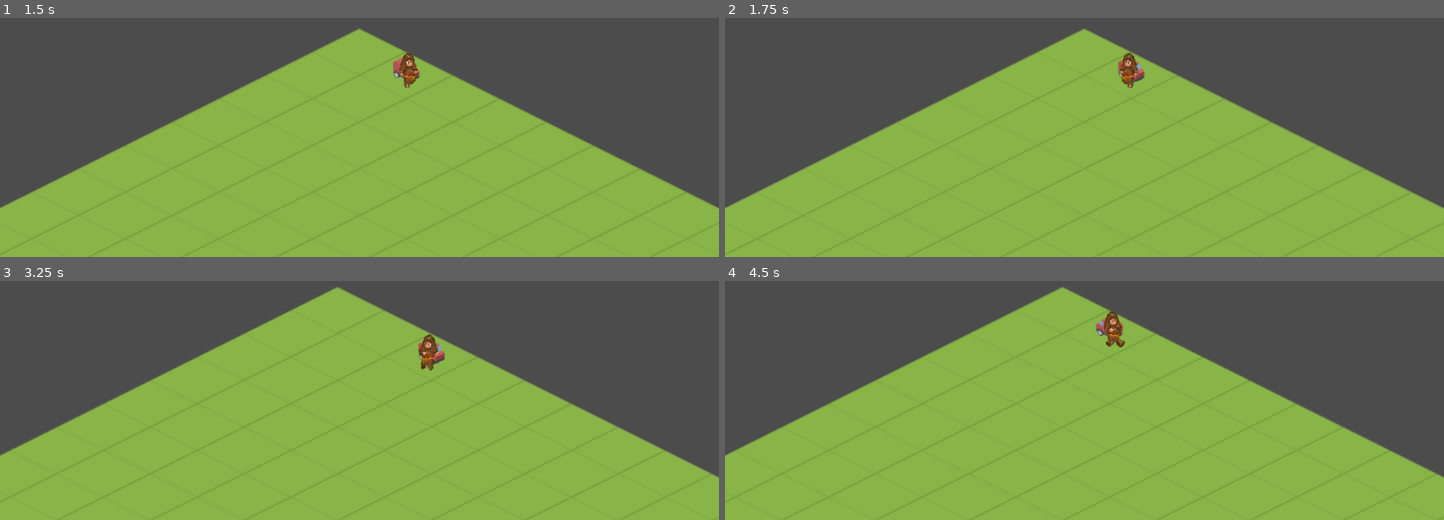
Above: before the commit, frames 1-4 (two rows, left to right).
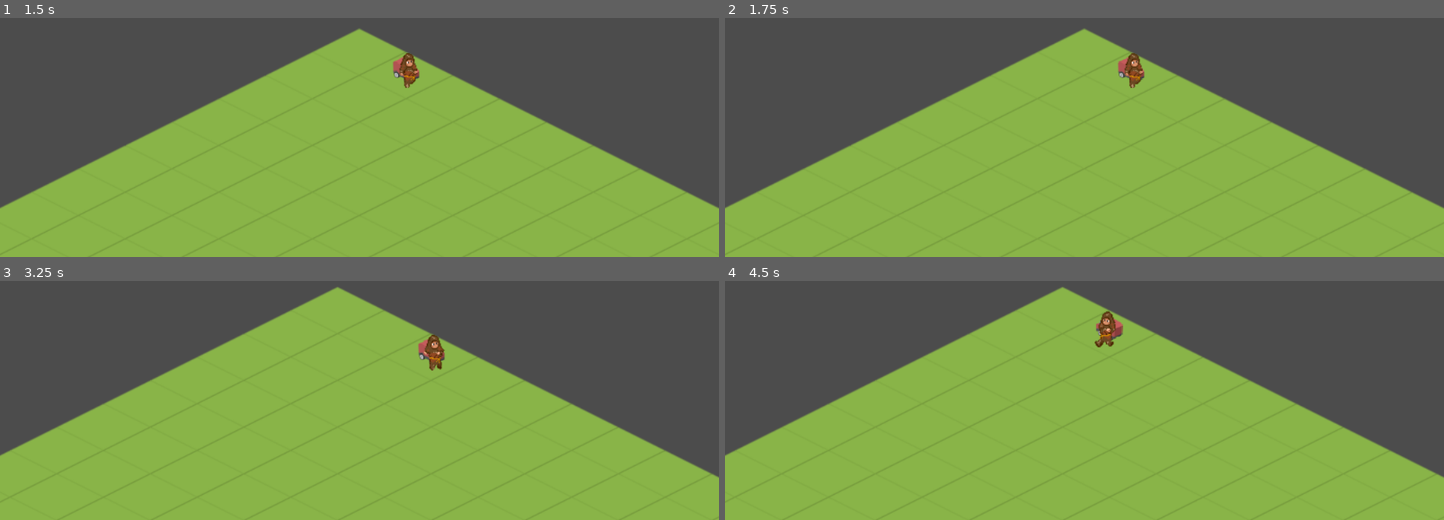
Above: after the commit, the same moments.

Repository: ahungry/games-scratch
Game: Godot game, scene res://Maze.tscn
The game is run twice, just before and just after one commit, with the same random seed, the same clock (stepped at 60 frames per second) and the same inputs.
Inputs (mouse positions are in pixels of both pictures, inside the frame that each line leads up to):
- Up to frame 1 (1.5 s): tap Enter at 0.5 s; move the mouse to (517, 25) at 0.52 s; hold Right (ui_right) 0.53-1.28 s; hold Mouse wheel down (scroll_down) 0.53-1.28 s; move the mouse to (215, 68) at 1.27 s; hold Down (ui_down) from 1.28 s (still down); tap Mouse wheel up (scroll_up) at 1.35 s
- Up to frame 2 (1.75 s): keep holding Down (ui_down)
- Up to frame 3 (3.25 s): tap Space at 2 s; move the mouse to (outside the picture) at 2.02 s; release Down (ui_down) at 2.03 s; hold Right (ui_right) 2.03-2.78 s; hold Mouse wheel down (scroll_down) 2.03-2.78 s; move the mouse to (323, 393) at 2.77 s; hold Up (ui_up) from 2.78 s (still down); tap Mouse wheel up (scroll_up) at 2.85 s
- Up to frame 4 (4.5 s): tap Enter at 3.5 s; move the mouse to (1300, 371) at 3.52 s; release Up (ui_up) at 3.53 s; hold Mouse wheel down (scroll_down) 3.53-4.28 s; hold Left (ui_left) from 3.53 s (still down); move the mouse to (outside the picture) at 4.27 s; tap Mouse wheel up (scroll_up) at 4.35 s

Frame 1 is identical in both runs. In frame 2, 0.3% of the frame differs, in the area x 54-59%, y 14-30%; in frame 3, 0.3%; in frame 4, 0.4%, in the area x 51-56%, y 12-28%.
Error before the commit: Invalid get index 'x' (on base: 'Nil'). (res://Truck.gd:61)
Error after the commit: Invalid get index 'x' (on base: 'Nil'). (res://Truck.gd:67)

Commit message:
Flip when moving

Diff:
--- a/tilemaps-and-grids/Truck.gd
+++ b/tilemaps-and-grids/Truck.gd
@@ -22,6 +22,8 @@
 var dest_x = 0
 var dest_y = 0
 
+var flip_h = false
+
 func can_move(dir):
 	var t = map.get_cellv(map_pos)
 	if t & dir:
@@ -34,12 +36,16 @@
 		return
 	if event.is_action_pressed('ui_up'):
 		move(N)
+		flip_h = false
 	if event.is_action_pressed('ui_down'):
 		move(S)
+		flip_h = false
 	if event.is_action_pressed('ui_right'):
 		move(E)
+		flip_h = true
 	if event.is_action_pressed('ui_left'):
 		move(W)
+		flip_h = false
 
 func _ready():
 	#var http = HTTPRequest.instance()
@@ -70,10 +76,10 @@
 
 func _process(delta):
 	if moving:
-		$AnimatedSprite2.set_flip_h(true)
+		$AnimatedSprite2.set_flip_h(flip_h)
 		$AnimatedSprite2.play()
 	else:
-		$AnimatedSprite2.set_flip_h(false)
+		$AnimatedSprite2.set_flip_h(flip_h)
 		$AnimatedSprite2.stop()
 
 func move(dir):
